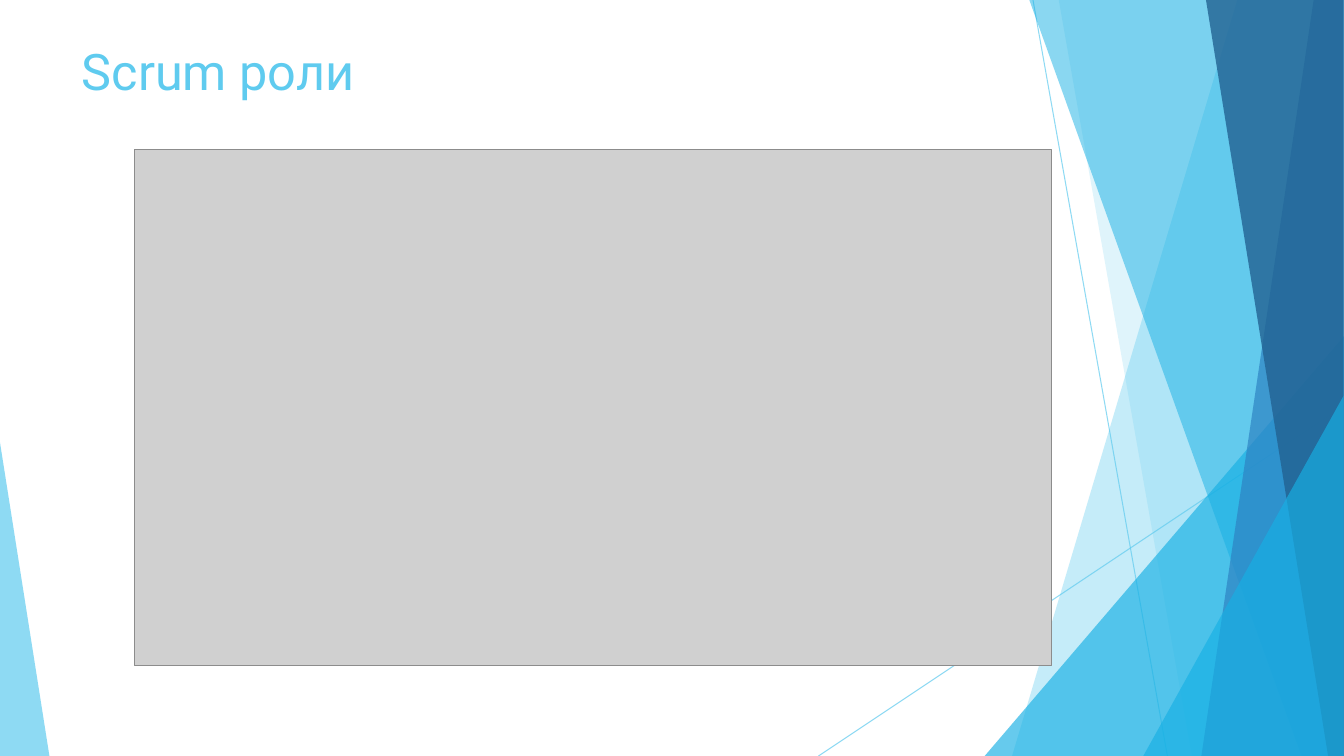
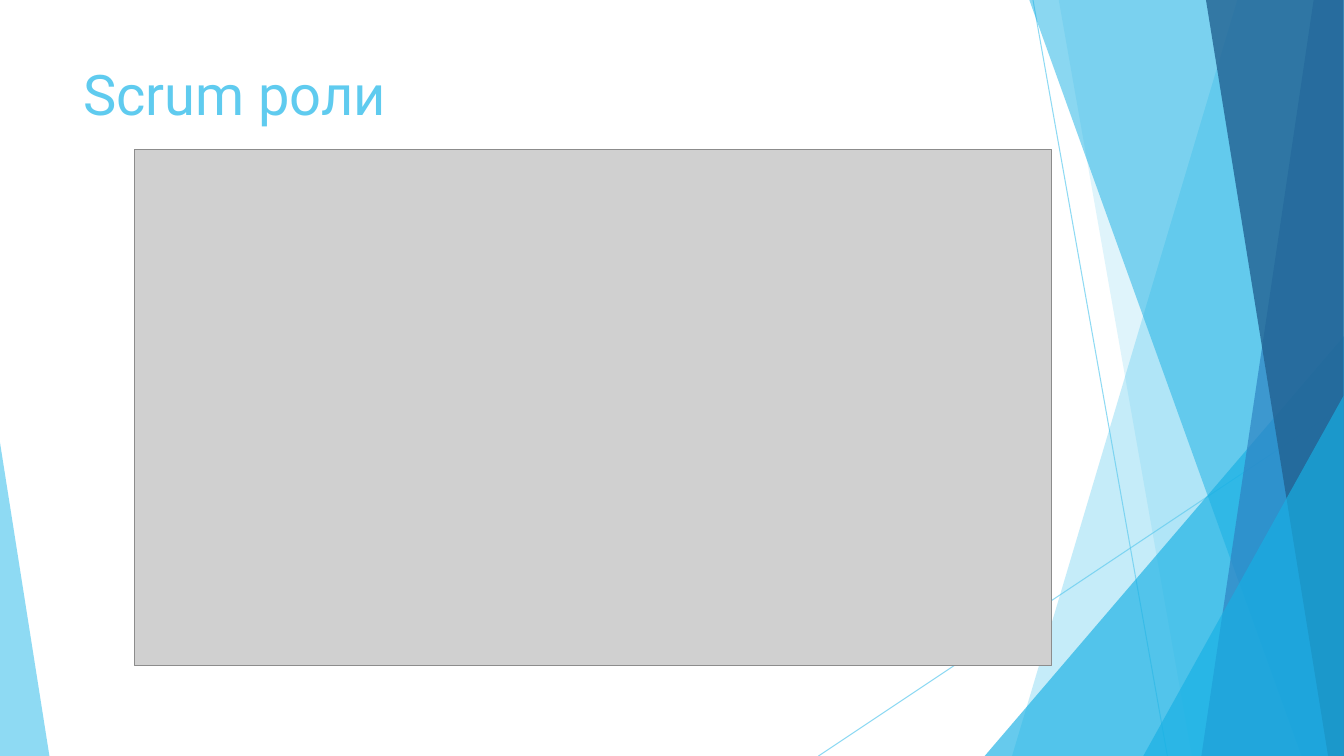
Before and after one commit to vtasheva/coursework-customer-requirements, a slide deck: slide 24 of Coursework - presentation.pptx. Drawn at 1344x756 pixels with LibreOffice and Linux fonts; fonts in the diff are those of the drawing; grey boxes stand for pictures. Boxes give left, top, right and bottom in pixels: in the first picture for what was removed or moved away, otherwise in the second. Text is boxed around its words. In the diff, an @@ line names an element or a change of style, - is before the commit and + after.

Commit message:
Formatting fixes

```diff
--- a/Coursework - presentation.pptx
+++ b/Coursework - presentation.pptx
@@ title "Scrum роли": place and size @@
-title "Scrum роли" at (82, 53, 355, 100)
+title "Scrum роли" at (83, 74, 386, 127)
@@ title "Scrum роли" at (83, 74, 386, 127): size 36 to 40 pt @@
```
Also in this commit, not shown: 6 other slides changed.
